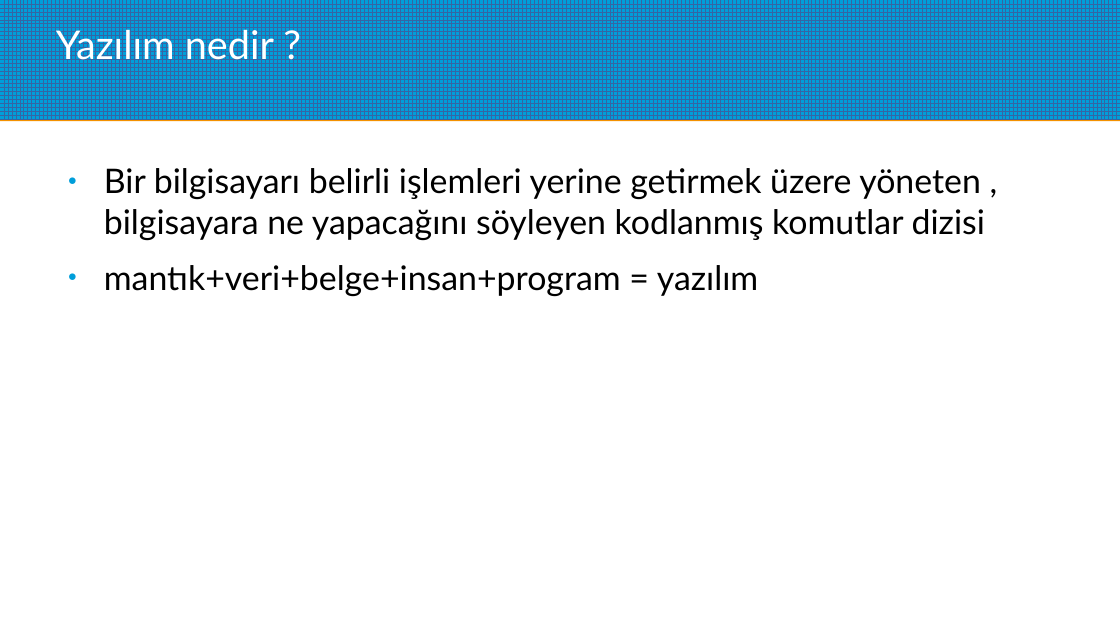
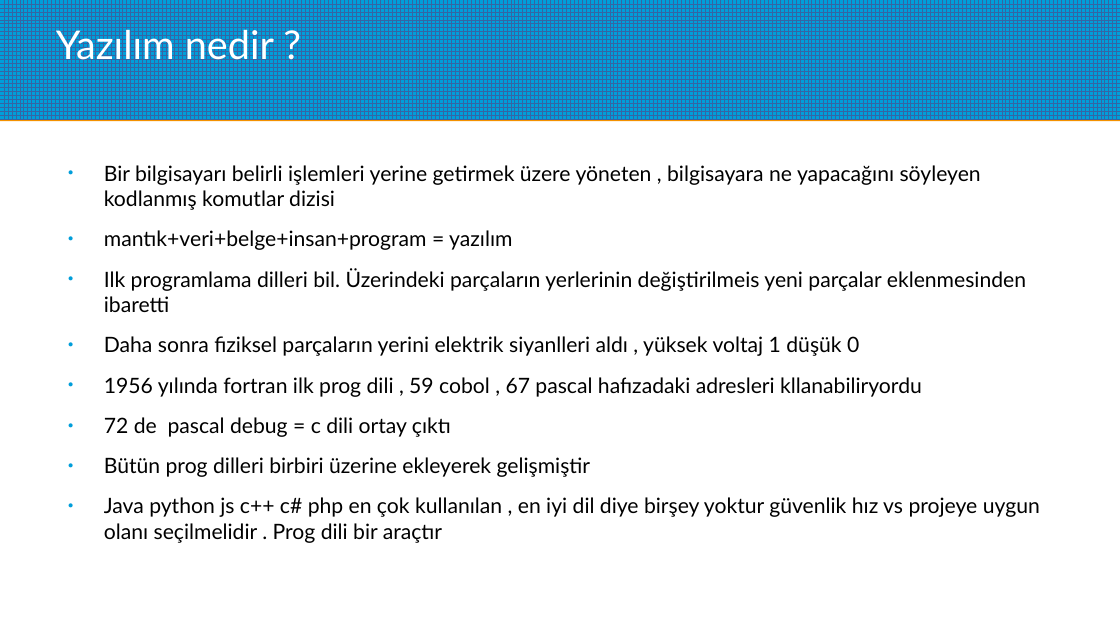
Before and after one commit to ulaskorpe/study, a slide deck: slide 2 of flow_charts.odp. Drawn at 1120x630 pixels with LibreOffice and Linux fonts; fonts in the diff are those of the drawing. Boxes give left, top, right and bottom in pixels: in the first picture for what was removed or moved away, otherwise in the second. Text is boxed around its words. In the diff, an @@ line names an element or a change of style, - is before the commit and + after.

```diff
--- a/flow_charts.odp
+++ b/flow_charts.odp
@@ text at box(104, 165, 981, 250): size 24 to 15 pt in "Bir bilgisayarı belirli işlemleri yerine getirmek üzere ...", "mantık+veri+belge+insan+program = yazılım" @@
@@ text at box(104, 268, 1040, 543): paragraphs added @@
+● Ilk programlama dilleri bil. Üzerindeki parçaların yerlerinin değiştirilmeis yeni parçalar eklenmesinden ibaretti
+● Daha sonra fiziksel parçaların yerini elektrik siyanlleri aldı , yüksek voltaj 1 düşük 0
+● 1956 yılında fortran ilk prog dili , 59 cobol , 67 pascal hafızadaki adresleri kllanabiliryordu
+● 72 de pascal debug = c dili ortay çıktı
+● Bütün prog dilleri birbiri üzerine ekleyerek gelişmiştir
+● Java python js c++ c# php en çok kullanılan , en iyi dil diye birşey yoktur güvenlik hız vs projeye uygun olanı seçilmelidir . Prog dili bir araçtır
```
Also in this commit, not shown: 7 slides added, 1 slide removed, 1 other file.
